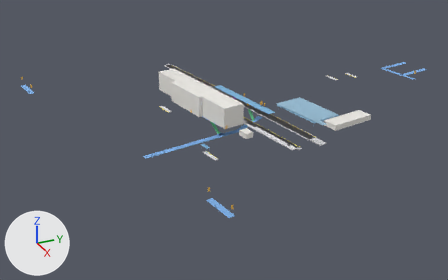
Renders of the glTF model bern-research/stations/models/8504489-bern-buempliz-nord.glb from each side of a commit.
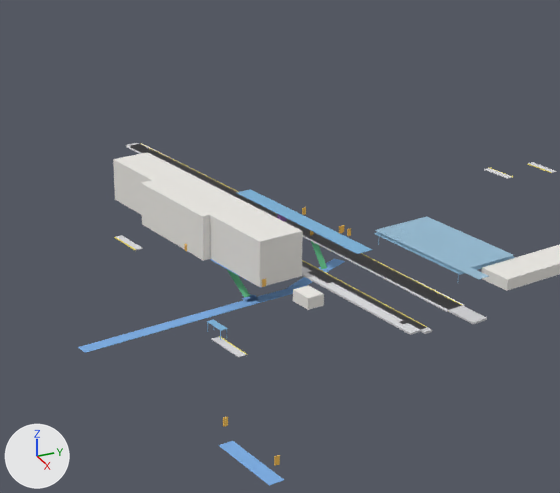
Old and new are each drawn whole from a camera (50 mm lens) standing at (373.0, -155.0, 157.0) and looking at (9.0, 9.0, -24.0) and again close up on the part from 24% to 80% of the width and 0% to 79% of the height. The axes (+X, +Y, +Z) are drawn at lower left. The lights are the same throughout. The older version's two pictures come first.

The first close-up shows 'building_part@x', 'passage@-1', 'passage@-2', 'platform_body@0', 'platform_surface@0', 'roof@0', 'shelter@0' and 6 more.
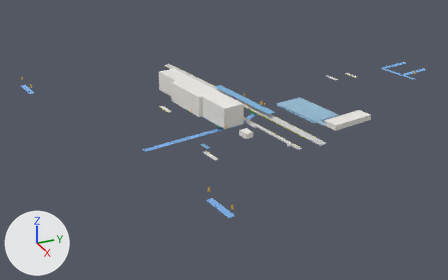
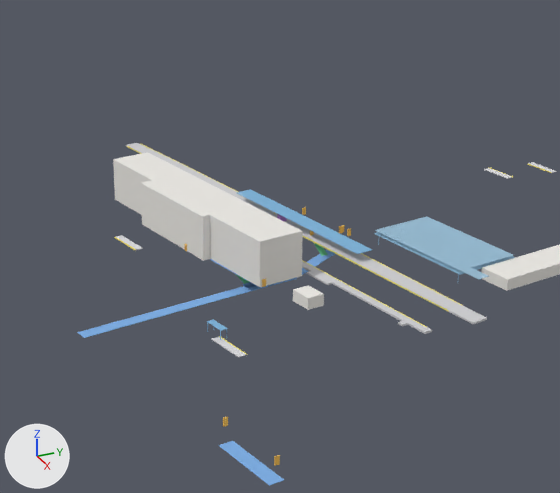
Location of each change, [x1, y1, x2, y2] in pixels of the close-ups (560 x 493 px):
'platform_body@0', reshaped (9% shorter): before [116, 143, 557, 357]; after [116, 162, 557, 357]
'passage@-1', reshaped: before [218, 441, 284, 486]; after [77, 250, 335, 486]
'passage@-2', deleted: before [78, 258, 345, 353]
part 1 of me_platform_body_0, deleted: before [127, 144, 461, 312]
part 2 of me_platform_body_0, deleted: before [141, 143, 465, 306]
part 3 of me_platform_body_0, deleted: before [302, 263, 425, 335]
part 4 of me_passage__1, added: after [77, 250, 335, 338]

Patch to the scene script:
```diff
--- a/bern-research/stations/models/8504489-bern-buempliz-nord.glb.py
+++ b/bern-research/stations/models/8504489-bern-buempliz-nord.glb.py
@@ me_platform_body_0 @@
 # used by ob_platform_body_0; location = (0.0, 0.0, 0.0)
-me_platform_body_0.from_pydata(...)  # 916 vertices, 1804 faces; spans x -99.0..87.0, y -31.0..136.0, z -3.0..1.0
+me_platform_body_0.from_pydata(...)  # 32 vertices, 48 faces; spans x -27.0..81.0, y -31.0..136.0, z -3.0..1.0
+# me_platform_body_0 part 1: the loose piece of 344 vertices spanning x -98.0..78.0, y 3.0..40.0, z 0.0 is deleted
+# me_platform_body_0 part 2: the loose piece of 340 vertices spanning x -99.0..78.0, y 4.0..41.0, z 0.0 is deleted
+# me_platform_body_0 part 3: the loose piece of 200 vertices spanning x -19.0..87.0, y -1.0..24.0, z -1.0..0.0 is deleted
 me_platform_body_0.materials.append(mat_platform_body)
@@ me_passage__1 @@
 # used by ob_passage__1; location = (0.0, 0.0, 0.0)
-me_passage__1.from_pydata(...)  # 52 vertices, 84 faces; spans x -110.0..134.0, y -111.0..204.0, z -5.0..-4.0
+me_passage__1.from_pydata(...)  # 88 vertices, 144 faces; spans x -110.0..134.0, y -111.0..204.0, z -5.0..-4.0
+# me_passage__1 part 4: a new loose piece of 20 vertices spanning x 13.0..45.0, y -60.0..36.0, z -5.0..-4.0, in mat_passage (blue #7cade5)
+# other edits to the shape of me_passage__1 do not show in these pictures
 me_passage__1.materials.append(mat_passage)
@@ ob_passage__2 @@
-ob_passage__2 = bpy.data.objects.new('passage@-2', me_passage__2)
-ob_passage__2.location = (0.0, 0.0, 0.0)
```
